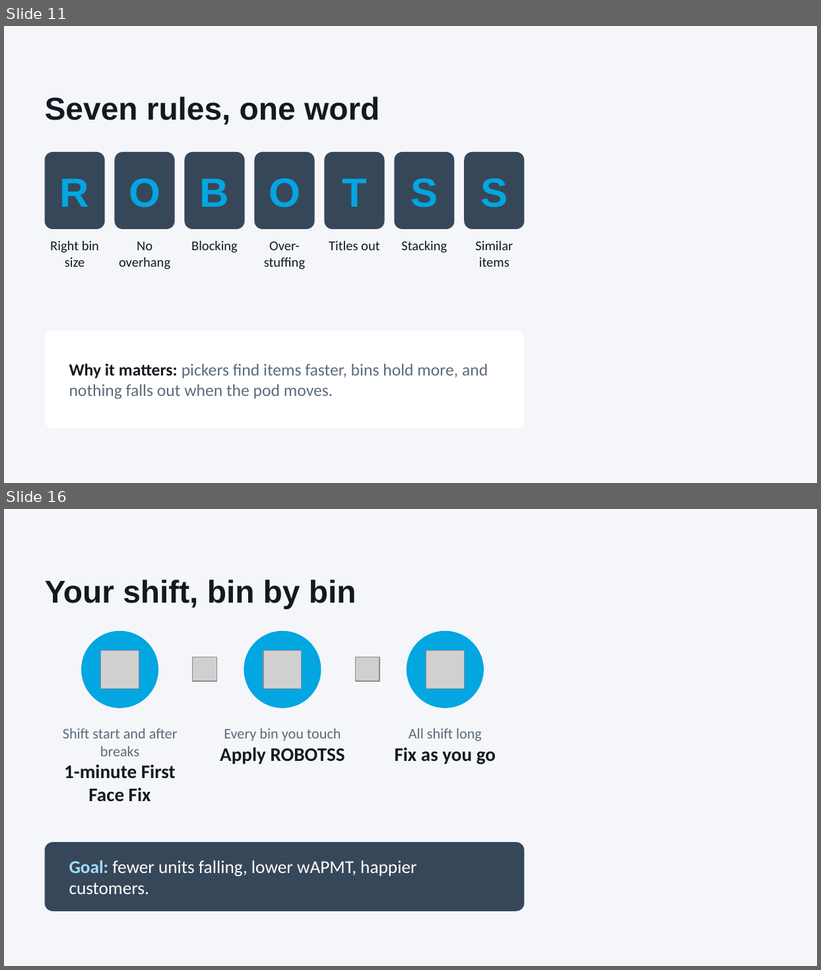
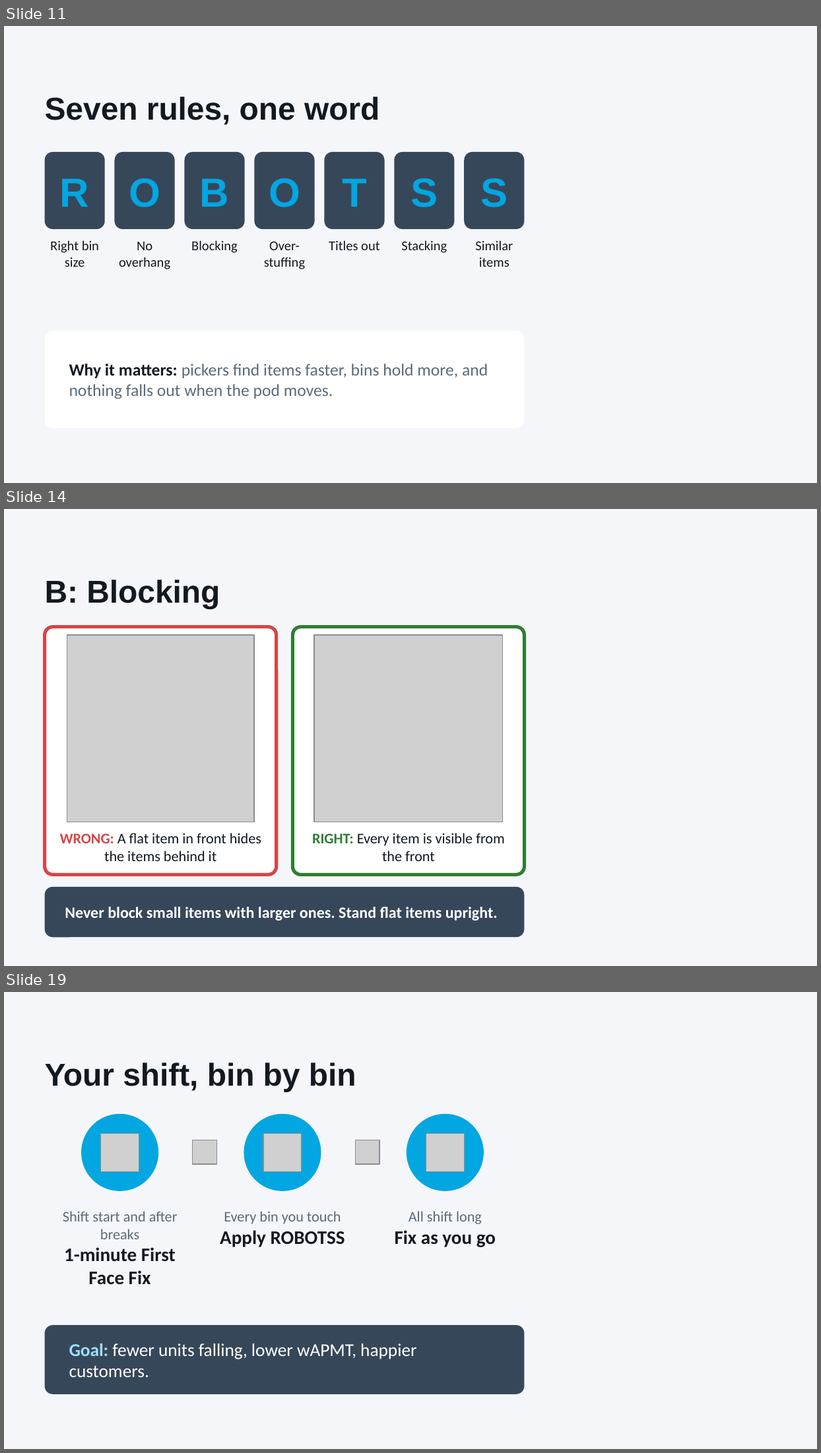
Before and after one commit to vanfryddie/beanstalkx, a slide deck: APMT_Coaching_Stow_FFF_ROBOTSS.pptx. Shown one above the other, each under a label of ours: slides 11 and 16 before the commit, slides 11, 14 and 19 after it; the slides between them are not shown. The pictures are 821x970 and 821x1453 pixels, drawn with LibreOffice and Linux fonts; fonts in the diff are those of the drawing; grey boxes stand for pictures; background and template pictures are left out. Boxes give left, top, right and bottom in pixels: in the first picture for what was removed or moved away, otherwise in the second. Text is boxed around its words. In the diff, an @@ line names an element or a change of style, - is before the commit and + after.

```diff
--- a/APMT_Coaching_Stow_FFF_ROBOTSS.pptx
+++ b/APMT_Coaching_Stow_FFF_ROBOTSS.pptx
@@ slide 14 added at bbox=[4, 509, 817, 966], background #F5F6FA @@
@@ title added at bbox=[45, 580, 220, 609], 28 pt, text #121921, bold @@
+B: Blocking
@@ rounded rectangle added at bbox=[45, 627, 277, 875], fill #FFFFFF, outline #D64545 3 pt @@
@@ rounded rectangle added at bbox=[292, 627, 524, 875], fill #FFFFFF, outline #2E7D32 3 pt @@
@@ picture added at bbox=[67, 635, 253, 822] @@
@@ picture added at bbox=[315, 635, 503, 822] @@
@@ text added at bbox=[60, 833, 261, 861], 13 pt, text #121921 @@
+WRONG: A flat item in front hides the items behind it
@@ text added at bbox=[312, 833, 505, 861], 13 pt, text #121921 @@
+RIGHT: Every item is visible from the front
@@ rounded rectangle added at bbox=[45, 887, 524, 937], fill #37475A @@
@@ text added at bbox=[65, 907, 498, 921], 14 pt, text #FFFFFF, bold @@
+Never block small items with larger ones. Stand flat items upright.
@@ what was slide 16 is now slide 19 @@
```
Also in this commit, not shown: 1 slide changed, 5 other slides added, 3 slides removed, 1 other file.
